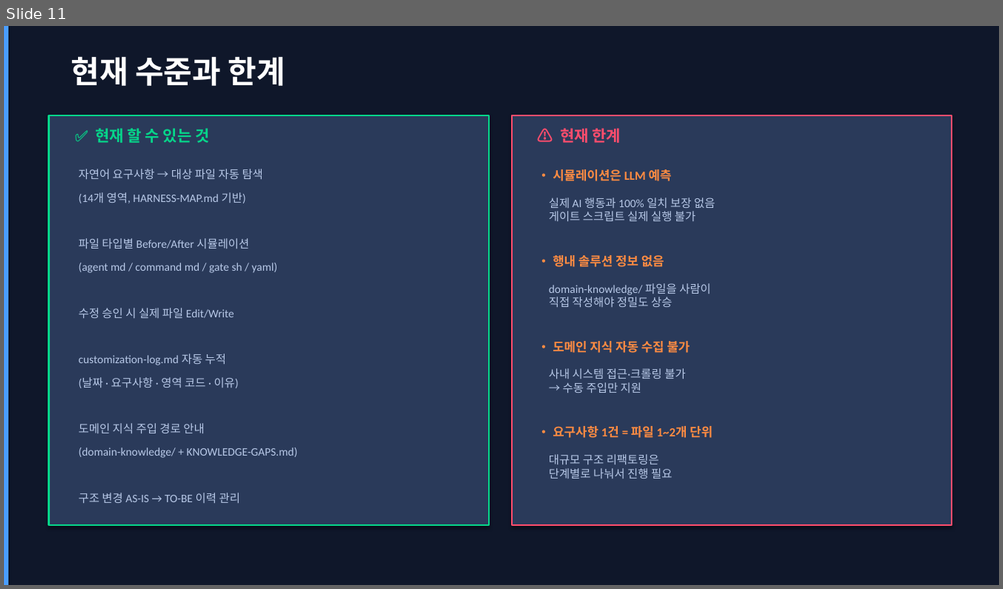
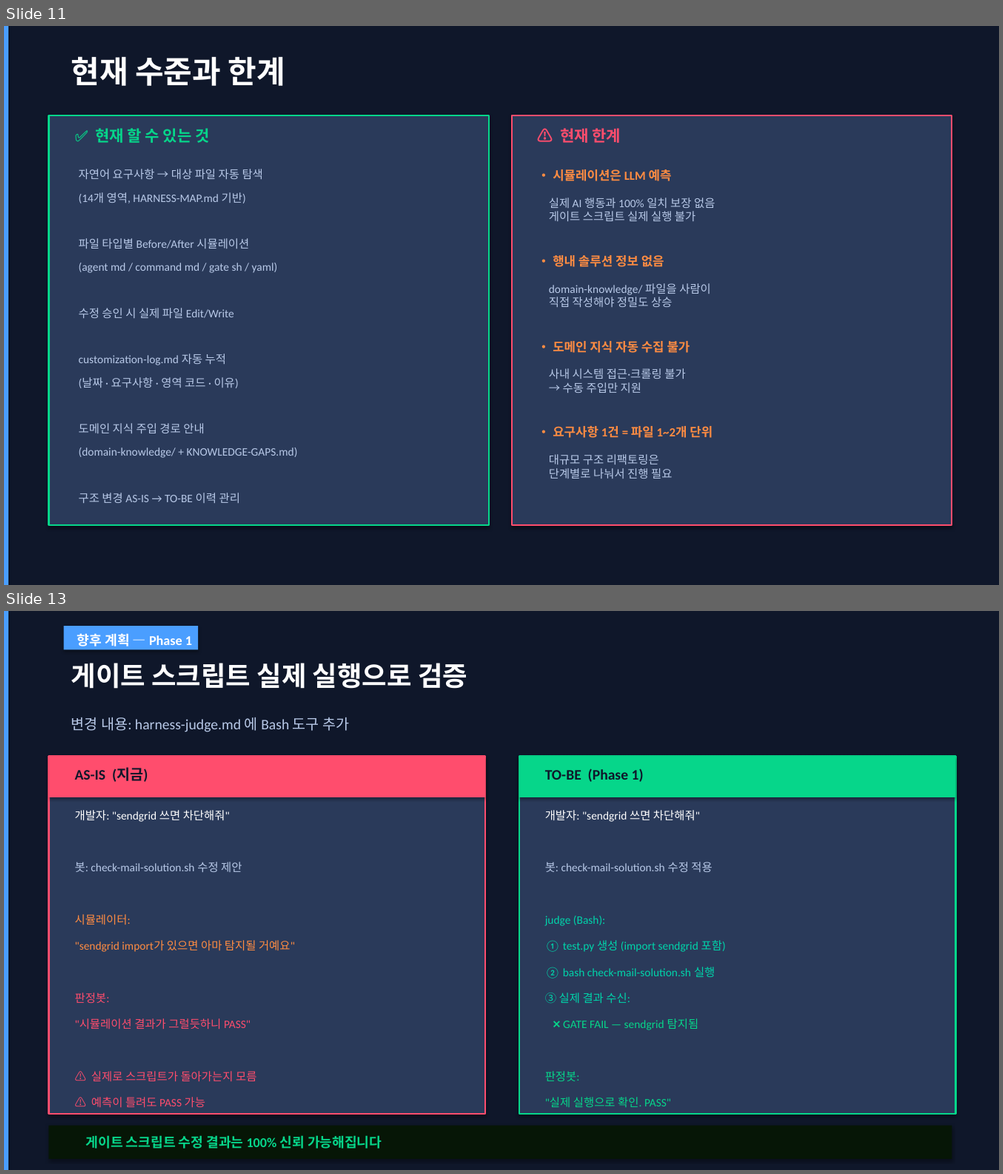
Before and after one commit to easyseop/harness-customizer, a slide deck: harness-customizer-intro.pptx. Shown one above the other, each under a label of ours: slide 11 before the commit, slides 11 and 13 after it; the slides between them are not shown. The pictures are 1003x589 and 1003x1174 pixels, drawn with LibreOffice and Linux fonts; fonts in the diff are those of the drawing. Boxes give left, top, right and bottom in pixels: in the first picture for what was removed or moved away, otherwise in the second. Text is boxed around its words. In the diff, an @@ line names an element or a change of style, - is before the commit and + after.

```diff
--- a/harness-customizer-intro.pptx
+++ b/harness-customizer-intro.pptx
@@ slide 13 added at <box>4,611,999,1170</box>, background #FFFFFF @@
@@ rectangle added at <box>4,611,999,1170</box>, fill #0F172A @@
@@ rectangle added at <box>4,611,8,1170</box>, fill #4A9EFF @@
@@ rectangle added at <box>64,626,198,649</box>, fill #4A9EFF @@
@@ text added at <box>77,633,192,647</box>, 13 pt, text #FFFFFF, bold @@
+향후 계획 — Phase 1
@@ text added at <box>71,663,467,689</box>, 26 pt, text #FFFFFF, bold @@
+게이트 스크립트 실제 실행으로 검증
@@ text added at <box>71,718,349,732</box>, 14 pt, text #B8C9E8 @@
+변경 내용: harness-judge.md 에 Bash 도구 추가
@@ rectangle added at <box>48,757,485,1115</box>, fill #2A3A5A, outline #FF4D6D 1.5 pt @@
@@ rectangle added at <box>48,757,485,797</box>, fill #FF4D6D @@
@@ rectangle added at <box>519,757,956,1115</box>, fill #2A3A5A, outline #06D68A 1.5 pt @@
@@ rectangle added at <box>519,757,956,797</box>, fill #06D68A @@
@@ text added at <box>75,767,148,782</box>, 14 pt, text #0F172A, bold @@
+AS-IS (지금)
@@ text added at <box>545,769,643,782</box>, 14 pt, text #0F172A, bold @@
+TO-BE (Phase 1)
@@ text added at <box>75,810,230,822</box>, 11 pt, text #FFFFFF @@
+개발자: "sendgrid 쓰면 차단해줘"
@@ text added at <box>545,810,700,822</box>, 11 pt, text #FFFFFF @@
+개발자: "sendgrid 쓰면 차단해줘"
@@ text added at <box>75,862,242,872</box>, 11 pt, text #B8C9E8 @@
+봇: check-mail-solution.sh 수정 제안
@@ text added at <box>545,862,711,872</box>, 11 pt, text #B8C9E8 @@
+봇: check-mail-solution.sh 수정 적용
@@ text added at <box>75,914,131,925</box>, 11 pt, text #FF8C42 @@
+시뮬레이터:
@@ text added at <box>545,916,605,926</box>, 11 pt, text #00D4AA @@
+judge (Bash):
@@ text added at <box>75,940,295,952</box>, 11 pt, text #FF8C42 @@
+"sendgrid import가 있으면 아마 탐지될 거예요"
@@ text added at <box>545,940,726,952</box>, 11 pt, text #00D4AA @@
+① test.py 생성 (import sendgrid 포함)
@@ text added at <box>545,967,714,979</box>, 11 pt, text #00D4AA @@
+② bash check-mail-solution.sh 실행
@@ text added at <box>75,993,110,1003</box>, 11 pt, text #FF4D6D @@
+판정봇:
@@ text added at <box>545,993,630,1004</box>, 11 pt, text #00D4AA @@
+③ 실제 결과 수신:
@@ text added at <box>75,1019,250,1030</box>, 11 pt, text #FF4D6D @@
+"시뮬레이션 결과가 그럴듯하니 PASS"
@@ text added at <box>563,1019,699,1031</box>, 11 pt, text #06D68A @@
+❌ GATE FAIL — sendgrid 탐지됨
@@ text added at <box>91,1071,256,1082</box>, 11 pt, text #FF4D6D @@
+⚠️ 실제로 스크립트가 돌아가는지 모름
@@ text added at <box>545,1071,580,1082</box>, 11 pt, text #06D68A @@
+판정봇:
@@ text added at <box>91,1097,205,1108</box>, 11 pt, text #FF4D6D @@
+⚠️ 예측이 틀려도 PASS 가능
@@ text added at <box>545,1097,671,1108</box>, 11 pt, text #06D68A @@
+"실제 실행으로 확인. PASS"
@@ rectangle added at <box>48,1126,951,1159</box>, fill #061606 @@
@@ text added at <box>86,1136,381,1149</box>, 13 pt, text #06D68A, bold @@
+게이트 스크립트 수정 결과는 100% 신뢰 가능해집니다
```
Also in this commit, not shown: 3 other slides added.
